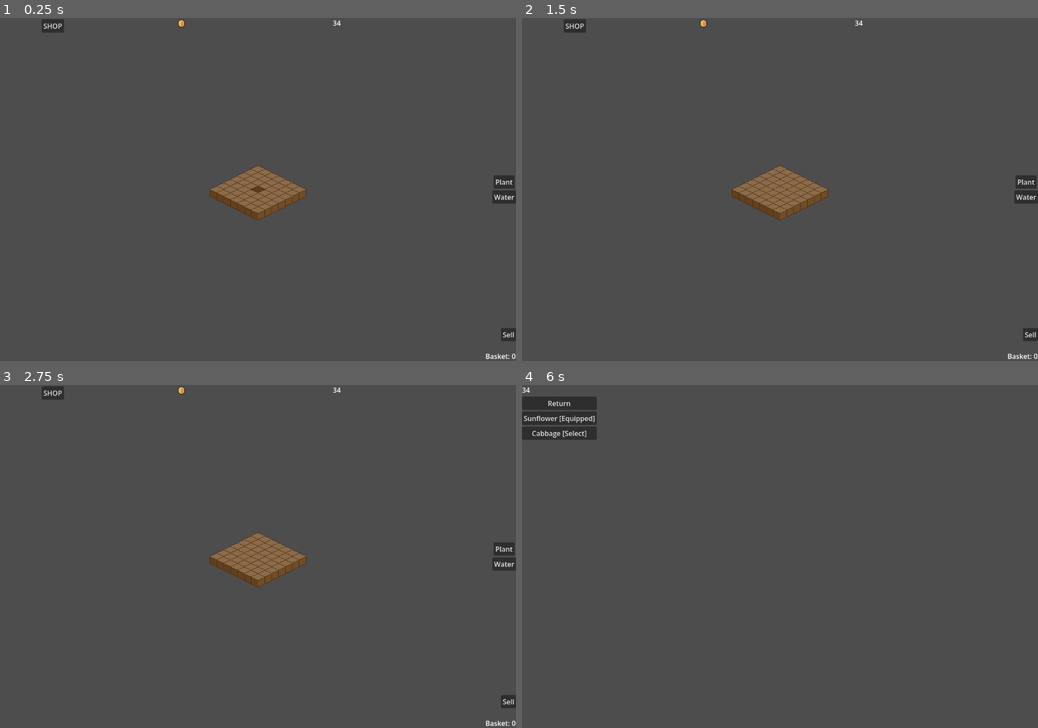
Above: before the commit, frames 1-4 (two rows, left to right).
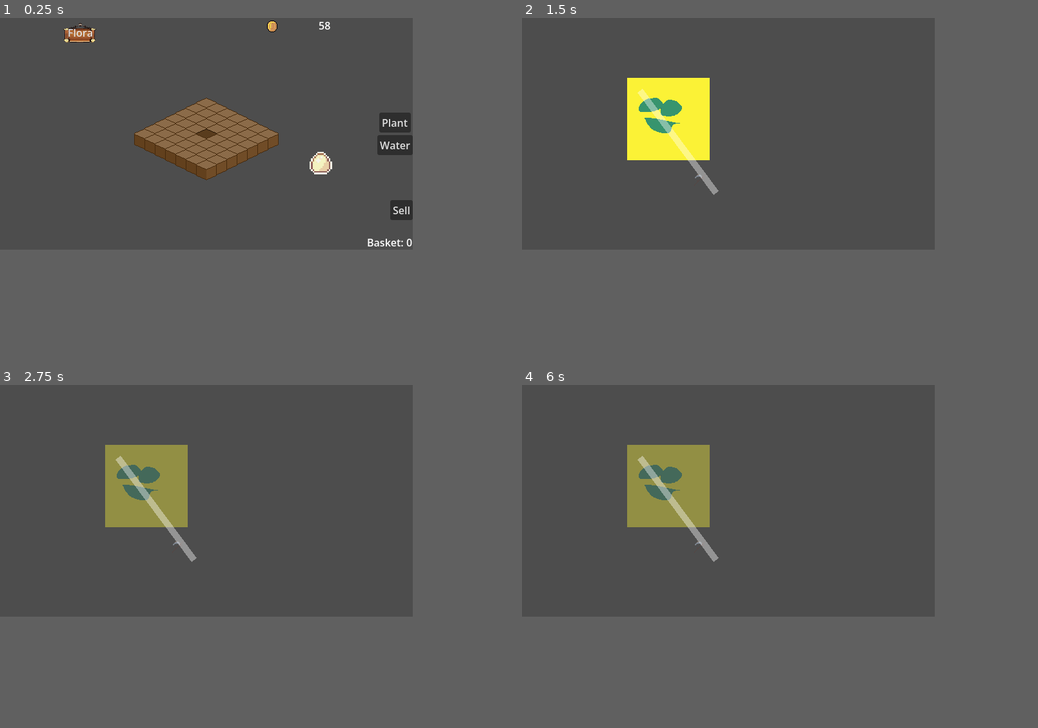
Above: after the commit, the same moments.

Repository: Ronph/godot-idle-garden
Game: Godot game, scene res://Scenes/Garden.tscn
Two runs of this game, one before a commit and one after it. Both use one fixed random seed, a clock stepped at 60 frames per second and the inputs below.
Inputs (mouse positions are in pixels of both pictures, inside the frame that each line leads up to):
- Up to frame 1 (0.25 s): no input
- Up to frame 2 (1.5 s): click "SHOP" (after the commit: "Flora") at 0.5 s; click (558, 35) at 1.25 s, where only the run before the commit has a clickable "Return"
- Up to frame 3 (2.75 s): click (180, 535) at 2.02 s
- Up to frame 4 (6 s): click (1032, 700) at 2.75 s, where only the run before the commit has a clickable "Sell"; click (749, 625) at 3.52 s; click (1027, 549) at 4.25 s, where only the run before the commit has a clickable "Plant"; click (1027, 563) at 5 s, where only the run before the commit has a clickable "Water"; click (573, 391) at 5.75 s, where only the run before the commit has a clickable "SHOP"
In our replay, the window is 800x533 before the commit and 640x360 after it. These sizes can differ from the game's own. Grey fills any space a smaller window leaves; there, only what the larger window draws over its background counts as a difference.

The runs differ from the first frame. In frame 1, 7.8% of the frame differs, in the area x 8-100%, y 0-100%; in frame 2, 6.3%; in frame 3, 6.3%; in frame 4, 5.6%.

Commit message:
basket sell area
drag the egg"basket" over the sell button and release to sell

Diff:
--- a/Scenes/Garden.tscn
+++ b/Scenes/Garden.tscn
@@ -9,6 +9,10 @@
 [ext_resource type="Texture2D" uid="uid://biowupmpj0myd" path="res://Sprites/Flowers/Cabbage/Cabbage.png" id="5_0205m"]
 [ext_resource type="Script" uid="uid://lb3mbbvk1vva" path="res://Scripts/flowers.gd" id="5_gscdv"]
 [ext_resource type="Script" uid="uid://df2yce2d43n8i" path="res://Scripts/earth.gd" id="6_o3d2i"]
+[ext_resource type="Texture2D" uid="uid://csl57eplrok4h" path="res://Sprites/UI/TestUI/freefantasy.png" id="10_ytob4"]
+[ext_resource type="Texture2D" uid="uid://ci70n756b13j5" path="res://Sprites/Test/ground/Tilesets/Objects/Egg item.png" id="11_e5ced"]
+[ext_resource type="Script" uid="uid://3q6rxcosrf0s" path="res://Scenes/basket_ui.gd" id="12_amql2"]
+[ext_resource type="Script" uid="uid://ccs7741nhj1ga" path="res://Scenes/sell_area.gd" id="13_amql2"]
 
 [sub_resource type="TileSetAtlasSource" id="TileSetAtlasSource_0205m"]
 texture = ExtResource("3_gscdv")
@@ -66,6 +70,14 @@
 tile_size = Vector2i(32, 16)
 sources/0 = SubResource("TileSetAtlasSource_nw5gq")
 sources/1 = SubResource("TileSetAtlasSource_ve2dw")
+
+[sub_resource type="StyleBoxTexture" id="StyleBoxTexture_ve2dw"]
+texture = ExtResource("10_ytob4")
+texture_margin_left = 8.0
+texture_margin_top = 8.0
+texture_margin_right = 8.0
+texture_margin_bottom = 8.0
+region_rect = Rect2(164, 45, 75, 97.5)
 
 [node name="Garden" type="Node2D" unique_id=760420180]
 script = ExtResource("1_0205m")
@@ -116,12 +128,13 @@
 grow_horizontal = 0
 grow_vertical = 0
 
-[node name="ShopButton" type="Button" parent="UIManager" unique_id=728489337]
+[node name="FloraButton" type="Button" parent="UIManager" unique_id=728489337]
 offset_left = 97.0
 offset_top = 3.0
 offset_right = 149.0
 offset_bottom = 34.0
-text = "SHOP"
+theme_override_styles/normal = SubResource("StyleBoxTexture_ve2dw")
+text = "Flora"
 
 [node name="SellButton" type="Button" parent="UIManager" unique_id=277825864]
 anchors_preset = 3
@@ -165,14 +178,34 @@
 text = "Water
 "
 
+[node name="BasketUI" type="TextureRect" parent="UIManager" unique_id=315300259]
+offset_left = 477.0
+offset_top = 205.0
+offset_right = 517.0
+offset_bottom = 245.0
+mouse_filter = 0
+texture = ExtResource("11_e5ced")
+script = ExtResource("12_amql2")
+
+[node name="SellArea" type="Control" parent="UIManager" unique_id=377821405]
+layout_mode = 3
+anchors_preset = 0
+offset_left = 602.0
+offset_top = 284.0
+offset_right = 642.0
+offset_bottom = 315.0
+script = ExtResource("13_amql2")
+
 [node name="Label" type="Label" parent="." unique_id=223644544]
-offset_right = 40.0
-offset_bottom = 23.0
+offset_left = 338.0
+offset_top = 153.0
+offset_right = 378.0
+offset_bottom = 176.0
 
 [node name="Camera2D" type="Camera2D" parent="." unique_id=1647965446]
 position = Vector2(224, 112)
 
-[connection signal="pressed" from="UIManager/ShopButton" to="UIManager" method="_on_shop_button_pressed"]
+[connection signal="pressed" from="UIManager/FloraButton" to="UIManager" method="_on_shop_button_pressed"]
 [connection signal="pressed" from="UIManager/SellButton" to="UIManager" method="_on_sell_button_pressed"]
 [connection signal="pressed" from="UIManager/VBoxContainer/Plant_button" to="UIManager" method="_on_plant_button_pressed"]
 [connection signal="pressed" from="UIManager/VBoxContainer/Water_button" to="UIManager" method="_on_water_button_pressed"]
--- /dev/null
+++ b/Scenes/basket_ui.gd
@@ -0,0 +1,10 @@
+extends TextureRect
+
+
+func _get_drag_data(at_position):
+	if GameManager.basketCurrent == 0:
+		return null
+	var preview = TextureRect.new()
+	preview.texture = texture
+	set_drag_preview(preview)
+	return {"type": "basket"}
--- /dev/null
+++ b/Scenes/connection_line.tscn
@@ -0,0 +1,6 @@
+[gd_scene format=3 uid="uid://ngv60e1cr0pk"]
+
+[ext_resource type="Script" uid="uid://k1o03i0ofhyi" path="res://Scripts/line2d.gd" id="1_d2ce3"]
+
+[node name="connection_lines" type="Line2D" unique_id=1280575670]
+script = ExtResource("1_d2ce3")
--- a/Scenes/line2d.gd
+++ /dev/null
@@ -1,11 +0,0 @@
-extends Line2D
-
-
-# Called when the node enters the scene tree for the first time.
-func _ready() -> void:
-	pass # Replace with function body.
-
-
-# Called every frame. 'delta' is the elapsed time since the previous frame.
-func _process(delta: float) -> void:
-	pass
--- /dev/null
+++ b/Scenes/sell_area.gd
@@ -0,0 +1,8 @@
+extends Control
+
+
+# Called when the node enters the scene tree for the first time.
+func _can_drop_data(at_position, data):
+	return data is Dictionary and data.get("type") == "basket"
+func _drop_data(at_position, data):
+	GameManager.sellBasket()
--- a/Scenes/upgrade_node.tscn
+++ b/Scenes/upgrade_node.tscn
@@ -1,12 +1,16 @@
 [gd_scene format=3 uid="uid://d31lk1oq4xc11"]
 
 [ext_resource type="Script" uid="uid://cdhsyi6hamc6g" path="res://Scripts/UI/UpgradeNode.gd" id="1_qp6u8"]
-[ext_resource type="Resource" uid="uid://by5v7l8iyrox7" path="res://Sprites/UpgradeTree/Harvest.tres" id="2_dyhh5"]
+[ext_resource type="Script" uid="uid://beqe0cpuetk5w" path="res://Scripts/UI/upgrade_data.gd" id="2_qp6u8"]
+
+[sub_resource type="Resource" id="Resource_dyhh5"]
+script = ExtResource("2_qp6u8")
+metadata/_custom_type_script = "uid://beqe0cpuetk5w"
 
 [node name="UpgradeNode" type="TextureButton" unique_id=1122517123]
 offset_right = 40.0
 offset_bottom = 40.0
 script = ExtResource("1_qp6u8")
-data = ExtResource("2_dyhh5")
+data = SubResource("Resource_dyhh5")
 
 [connection signal="pressed" from="." to="." method="_on_pressed"]
--- a/Scenes/upgrade_scene.tscn
+++ b/Scenes/upgrade_scene.tscn
@@ -1,7 +1,9 @@
-[gd_scene format=3 uid="uid://dc8a8onrnadt0"]
+[gd_scene format=3 uid="uid://by8ih3dpa2h7e"]
 
-[ext_resource type="PackedScene" path="res://Scenes/upgrade_node.tscn" id="1_4gaae"]
+[ext_resource type="PackedScene" uid="uid://d31lk1oq4xc11" path="res://Scenes/upgrade_node.tscn" id="1_4gaae"]
 [ext_resource type="Resource" uid="uid://d2tg5xen2q0qk" path="res://Sprites/UpgradeTree/Test2.tres" id="2_jh00n"]
+[ext_resource type="PackedScene" uid="uid://ngv60e1cr0pk" path="res://Scenes/connection_line.tscn" id="3_jbf0j"]
+[ext_resource type="Resource" uid="uid://by5v7l8iyrox7" path="res://Sprites/UpgradeTree/Harvest.tres" id="4_ictkm"]
 
 [node name="UpgradeScene" type="Control" unique_id=1354934309]
 layout_mode = 3
@@ -15,11 +17,18 @@
 offset_top = 93.0
 offset_right = 203.0
 offset_bottom = 133.0
+data = ExtResource("2_jh00n")
 
 [node name="UpgradeNode2" parent="." unique_id=1753605244 instance=ExtResource("1_4gaae")]
 layout_mode = 0
-offset_left = 186.0
-offset_top = 245.0
-offset_right = 226.0
-offset_bottom = 285.0
-data = ExtResource("2_jh00n")
+offset_left = 261.0
+offset_top = 232.0
+offset_right = 301.0
+offset_bottom = 272.0
+data = ExtResource("4_ictkm")
+
+[node name="connection_lines" parent="." unique_id=1280575670 node_paths=PackedStringArray("from_button", "to_button") instance=ExtResource("3_jbf0j")]
+points = PackedVector2Array(239, 105)
+data = ExtResource("4_ictkm")
+from_button = NodePath("../UpgradeNode")
+to_button = NodePath("../UpgradeNode2")
--- a/Scripts/UI/ui_manager.gd
+++ b/Scripts/UI/ui_manager.gd
@@ -17,7 +17,7 @@
 		$BasketCount.text = "Basket: FULL"
 
 func _on_shop_button_pressed():
-	get_tree().change_scene_to_file("res://Scenes/shop.tscn")
+	get_tree().change_scene_to_file("res://Scenes/upgrade_scene.tscn")
 
 
 
--- /dev/null
+++ b/Scripts/line2d.gd
@@ -0,0 +1,16 @@
+extends Line2D
+
+@export var data: UpgradeData
+@export var from_button: TextureButton
+@export var to_button: TextureButton
+# Called when the node enters the scene tree for the first time.
+func refresh():
+	if GameManager.can_purchase(data):
+		modulate = Color(1,1,1,1)
+	else:
+		modulate = Color(1,1,1,0.4)
+func _ready():
+	points = [from_button.position + from_button.size / 2,to_button.position + from_button.size]
+	print(GameManager.unlocked_flowers)
+	GameManager.state_changed.connect(refresh)
+	refresh()
--- a/Sprites/UpgradeTree/Harvest.tres
+++ b/Sprites/UpgradeTree/Harvest.tres
@@ -1,6 +1,6 @@
 [gd_resource type="Resource" script_class="UpgradeData" format=3 uid="uid://by5v7l8iyrox7"]
 
-[ext_resource type="Texture2D" uid="uid://bap8i5sh5do3c" path="res://Sprites/UpgradeTree/upgrade.png" id="1_11aks"]
+[ext_resource type="Texture2D" uid="uid://c2aigicgcmm0o" path="res://Sprites/UI/TestUI/sytche.png" id="1_11aks"]
 [ext_resource type="Script" uid="uid://beqe0cpuetk5w" path="res://Scripts/UI/upgrade_data.gd" id="2_aamod"]
 
 [resource]
@@ -10,3 +10,4 @@
 upgrade_cost = 5
 description = "Is a Cabbage"
 icon = ExtResource("1_11aks")
+metadata/_custom_type_script = "uid://beqe0cpuetk5w"
--- a/Sprites/UpgradeTree/Test2.tres
+++ b/Sprites/UpgradeTree/Test2.tres
@@ -1,12 +1,13 @@
 [gd_resource type="Resource" script_class="UpgradeData" format=3 uid="uid://d2tg5xen2q0qk"]
 
 [ext_resource type="Texture2D" uid="uid://datmmkffeu18x" path="res://Sprites/UpgradeTree/upgrade2.png" id="1_0hniy"]
-[ext_resource type="Script" path="res://Scripts/UI/upgrade_data.gd" id="1_n16vw"]
+[ext_resource type="Script" uid="uid://beqe0cpuetk5w" path="res://Scripts/UI/upgrade_data.gd" id="1_n16vw"]
 
 [resource]
 script = ExtResource("1_n16vw")
 display_name = "Harvest1"
 has_flowers = 2
 upgrade_cost = 4
+description = "increase"
 increase_harvest_size = 5
 icon = ExtResource("1_0hniy")
--- a/garden_save.json
+++ b/garden_save.json
@@ -1 +1 @@
-{"basket":[0,0],"gold":34,"time":0,"unlocks":["Sunflower","Cabbage"]}
+{"basket":[0,0],"gold":58,"time":0,"unlocks":["Sunflower","Cabbage"]}
--- a/project.godot
+++ b/project.godot
@@ -22,8 +22,9 @@
 
 [display]
 
-window/size/viewport_width=1200
-window/size/viewport_height=800
+window/size/viewport_width=640
+window/size/viewport_height=360
+window/size/mode=3
 window/stretch/mode="viewport"
 
 [editor]
Not shown, added: Scenes/basket_ui.gd.uid
Not shown, added: Scenes/sell_area.gd.uid
Renamed: Scenes/line2d.gd.uid -> Scripts/line2d.gd.uid
Binary file added: Sprites/UI/TestUI/freefantasy.png
Not shown, added: Sprites/UI/TestUI/freefantasy.png.import
Binary file added: Sprites/UI/TestUI/sytche.png
Not shown, added: Sprites/UI/TestUI/sytche.png.import
